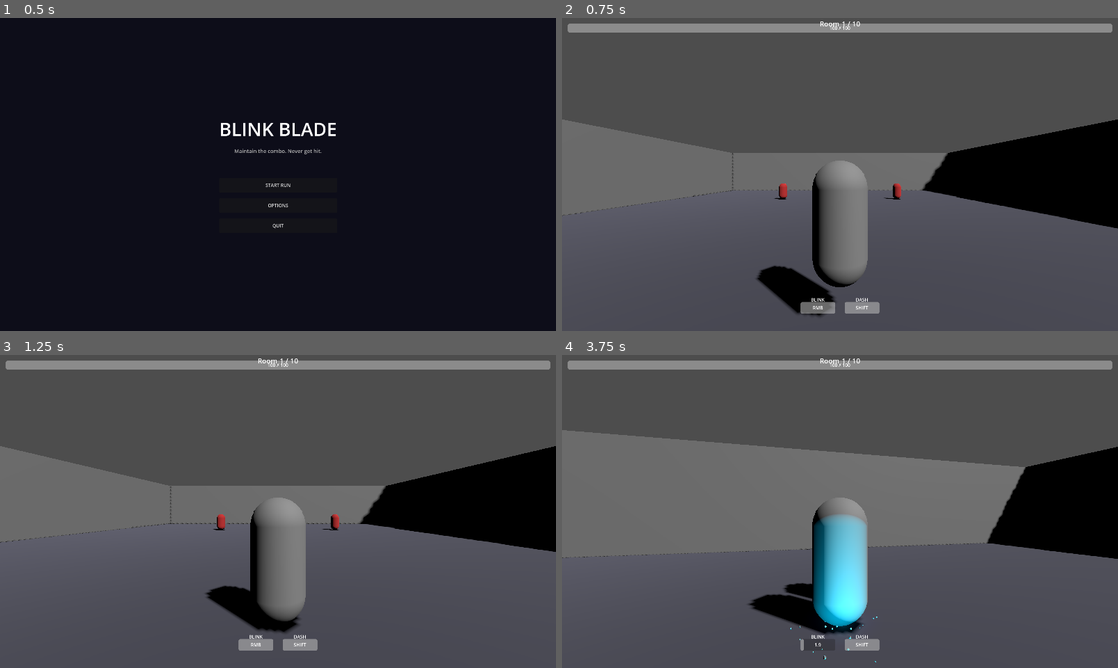
Above: before the commit, frames 1-4 (two rows, left to right).
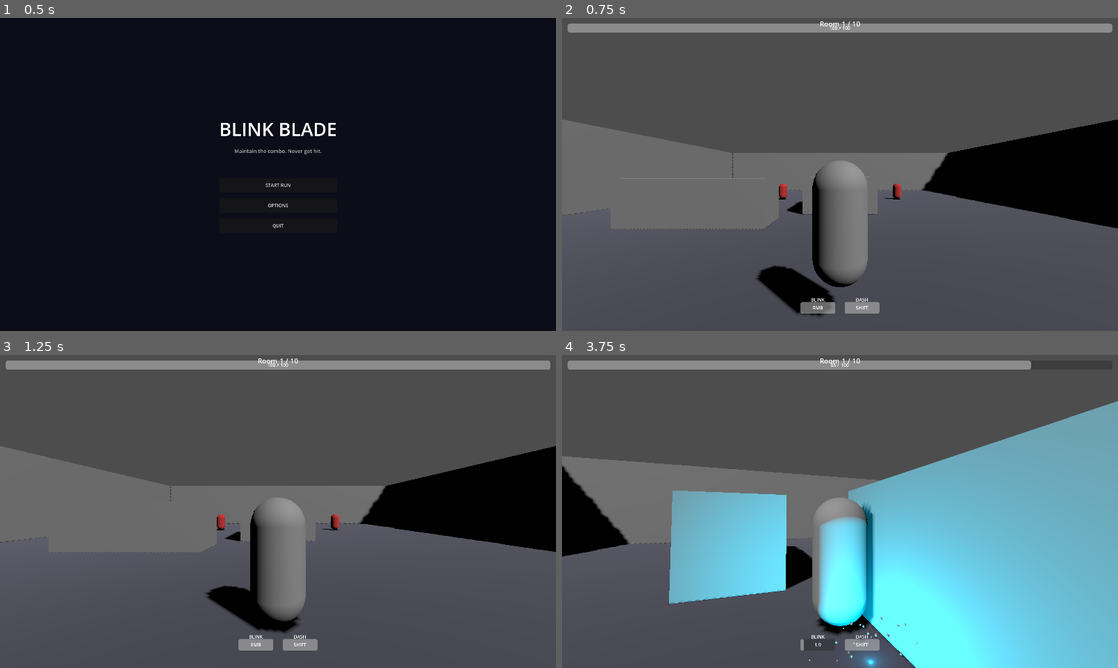
Above: after the commit, the same moments.

Repository: JingByTheDoor/Blink-blade
Game: Godot game, scene res://scenes/main/main_menu.tscn
Two runs of this game, one before a commit and one after it. Both use one fixed random seed, a clock stepped at 60 frames per second and the inputs below.
Inputs (mouse positions are in pixels of both pictures, inside the frame that each line leads up to):
- Up to frame 1 (0.5 s): no input
- Up to frame 2 (0.75 s): click "START RUN" at 0.5 s
- Up to frame 3 (1.25 s): no input
- Up to frame 4 (3.75 s): tap Enter at 1.25 s; move the mouse to (867, 511) at 1.27 s; hold W (move_forward) from 1.28 s (still down); right-click (867, 511) at 1.35 s; tap Space (jump) at 1.52, 2.27 s; move the mouse to (812, 511) at 2.02 s; tap Shift (dash) at 2.1 s; move the mouse to (851, 505) at 2.77 s; click (851, 505) at 2.85 s; move the mouse to (834, 517) at 3.52 s; right-click (834, 517) at 3.6 s

Frame 1 is identical in both runs. In frame 2, 0.1% of the frame differs, in the area x 8-57%, y 51-68%; in frame 3, 0.1%; in frame 4, 51%, in the area x 0-100%, y 1-100%.

Commit message:
Update settings and enhance combat room with obstacle spawning logic

Diff:
--- a/scenes/enemies/enemy_base.gd
+++ b/scenes/enemies/enemy_base.gd
@@ -9,7 +9,7 @@
 @export var move_speed: float = 4.0
 @export var attack_damage: int = 20
 @export var attack_range: float = 2.0
-@export var detection_range: float = 20.0
+@export var detection_range: float = 12.0
 @export var attack_cooldown: float = 1.5
 
 @onready var mesh: MeshInstance3D = $Mesh
@@ -42,6 +42,9 @@
 func _physics_process(delta: float) -> void:
 	if is_dead:
 		return
+
+	if not target or not is_instance_valid(target):
+		_find_player()
 
 	# Apply gravity
 	if not is_on_floor():
--- a/scenes/player/player.gd
+++ b/scenes/player/player.gd
@@ -54,6 +54,7 @@
 
 func _ready() -> void:
 	Input.set_mouse_mode(Input.MOUSE_MODE_CAPTURED)
+	add_to_group("player")
 	hitbox.hit_detected.connect(_on_hitbox_hit)
 
 	# Initialize from GameState
--- a/scenes/rooms/combat_room.gd
+++ b/scenes/rooms/combat_room.gd
@@ -22,6 +22,55 @@
 const HUD_SCENE = preload("res://scenes/ui/hud.tscn")
 const PAUSE_MENU_SCENE = preload("res://scenes/ui/pause_menu.tscn")
 const UPGRADE_SCREEN_SCENE = preload("res://scenes/ui/upgrade_screen.tscn")
+const OBSTACLES_BY_ROOM := {
+	"Training Grounds": [
+		{"size": Vector3(4, 2, 4), "position": Vector3(0, 0, 0)},
+		{"size": Vector3(6, 2, 2), "position": Vector3(-6, 0, 4)}
+	],
+	"Gauntlet": [
+		{"size": Vector3(8, 2, 2), "position": Vector3(-6, 0, 2)},
+		{"size": Vector3(8, 2, 2), "position": Vector3(6, 0, 2)}
+	],
+	"Heavy Introduction": [
+		{"size": Vector3(5, 3, 5), "position": Vector3(0, 0, 0)},
+		{"size": Vector3(3, 2, 7), "position": Vector3(6, 0, 3)}
+	],
+	"Crossfire": [
+		{"size": Vector3(3, 2.5, 3), "position": Vector3(-6, 0, 0)},
+		{"size": Vector3(3, 2.5, 3), "position": Vector3(6, 0, 0)},
+		{"size": Vector3(3, 2.5, 3), "position": Vector3(0, 0, 6)},
+		{"size": Vector3(3, 2.5, 3), "position": Vector3(0, 0, -6)}
+	],
+	"Swarm": [
+		{"size": Vector3(6, 2, 2), "position": Vector3(0, 0, 2)},
+		{"size": Vector3(3, 2, 3), "position": Vector3(-6, 0, 0)},
+		{"size": Vector3(3, 2, 3), "position": Vector3(6, 0, 0)}
+	],
+	"Heavy Assault": [
+		{"size": Vector3(6, 3, 6), "position": Vector3(0, 0, 0)},
+		{"size": Vector3(10, 2, 2), "position": Vector3(0, 0, 6)}
+	],
+	"Arena": [
+		{"size": Vector3(8, 2.5, 8), "position": Vector3(0, 0, 0)},
+		{"size": Vector3(4, 2, 4), "position": Vector3(-10, 0, 6)},
+		{"size": Vector3(4, 2, 4), "position": Vector3(10, 0, 6)}
+	],
+	"Encirclement": [
+		{"size": Vector3(3, 2.5, 8), "position": Vector3(-6, 0, 0)},
+		{"size": Vector3(3, 2.5, 8), "position": Vector3(6, 0, 0)},
+		{"size": Vector3(8, 2, 3), "position": Vector3(0, 0, 6)}
+	],
+	"The Gauntlet": [
+		{"size": Vector3(12, 2.5, 2), "position": Vector3(0, 0, 4)},
+		{"size": Vector3(12, 2.5, 2), "position": Vector3(0, 0, -4)},
+		{"size": Vector3(3, 2, 3), "position": Vector3(-10, 0, 0)}
+	],
+	"Final Stand": [
+		{"size": Vector3(10, 3, 10), "position": Vector3(0, 0, 0)},
+		{"size": Vector3(6, 3, 6), "position": Vector3(-12, 0, 8)},
+		{"size": Vector3(6, 3, 6), "position": Vector3(12, 0, 8)}
+	]
+}
 
 
 func _ready() -> void:
@@ -30,6 +79,7 @@
 
 	_spawn_player()
 	_setup_ui()
+	_spawn_obstacles()
 
 	if auto_start:
 		start_room()
@@ -59,6 +109,37 @@
 	add_child(upgrade_screen_instance)
 
 
+func _spawn_obstacles() -> void:
+	var environment_root = get_node_or_null("Environment")
+	if not environment_root:
+		return
+
+	var obstacles = OBSTACLES_BY_ROOM.get(room_name, [])
+	for i in range(obstacles.size()):
+		var obstacle = obstacles[i]
+		var size: Vector3 = obstacle["size"]
+		var position: Vector3 = obstacle["position"]
+		position.y = size.y * 0.5
+
+		var body := StaticBody3D.new()
+		body.name = "Obstacle_%d" % (i + 1)
+		body.collision_layer = 1
+		body.position = position
+		environment_root.add_child(body)
+
+		var shape := BoxShape3D.new()
+		shape.size = size
+		var collider := CollisionShape3D.new()
+		collider.shape = shape
+		body.add_child(collider)
+
+		var mesh := BoxMesh.new()
+		mesh.size = size
+		var mesh_instance := MeshInstance3D.new()
+		mesh_instance.mesh = mesh
+		body.add_child(mesh_instance)
+
+
 func start_room() -> void:
 	if room_active:
 		return
